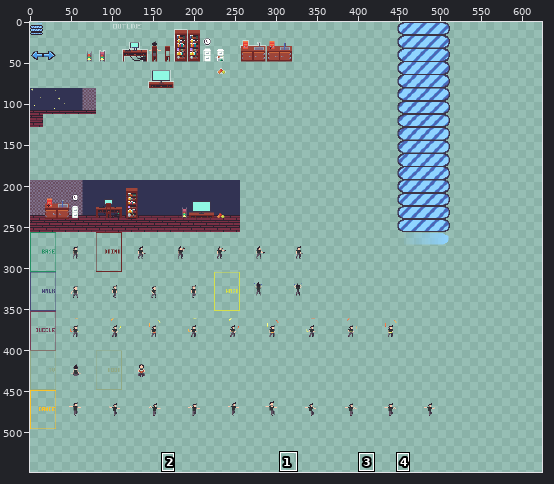
A sprite sheet gets an edit: res/textures/textures.png. The first picture is a wide view before the edit; the outline marks the close-up.
Close-up. First the earlier version:
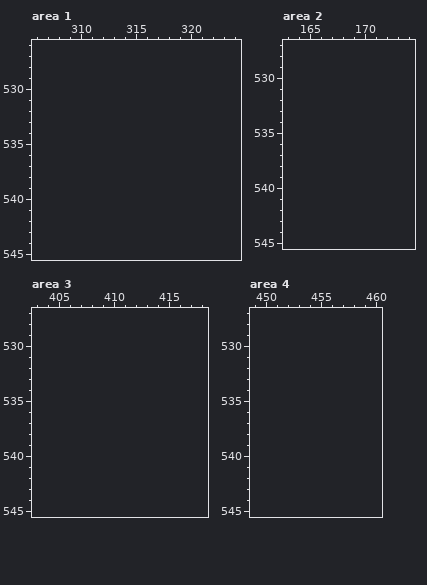
The file is 512x512 pixels. Pixels under 10% opacity are left out. Colours within 5 levels of each other are drawn and written as one. Shown: area 1: x 306..324, y 526..545; area 2: x 163..174, y 527..545; area 3: x 403..418, y 527..545; area 4: x 449..460, y 527..545. The old version is drawn lined up with the new one, on the new canvas. The wide view leaves out empty margins. The commit also changed other parts of the picture, which this record leaves out.
New version:
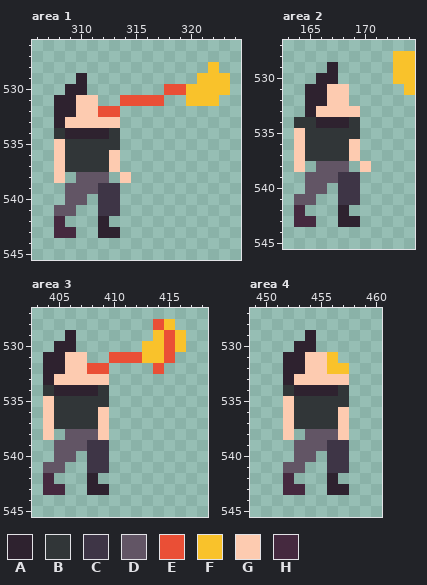
Palette (. is transparent): A #2e222f  B #313638  C #3e3546  D #625565  E #ea4f36  F #f9c22b  G #fdcbb0  H #45293f
The exact change:
canvas 512x512 -> 624x560
Changed rows in their new state; - is an unchanged pixel.
Area 1:
first column x 308:
528 --------------F-
529 --A----------FFF
530 -AA-------EEFFFF
531 AAGG--EEEE--FFF-
532 AAGGEE----------
533 AGGGGG----------
534 BAAAAB----------
535 GBBBBB----------
536 GBBBBG----------
537 GBBBBG----------
538 G-DDD-G---------
539 -DDDCC----------
540 -DD-CC----------
541 DD--CC----------
542 H---A-----------
543 HH--AA----------
Area 2:
first column x 164:
528 ---------FF
529 ---A-----FF
530 --AA-----FF
531 -AAGG-----F
532 -AAGG------
533 -AGGGG-----
534 BBAAAB-----
535 GBBBBB-----
536 GBBBBG-----
537 GBBBBG-----
538 G-DDD-G----
539 -DDDCC-----
540 -DD-CC-----
541 DD--CC-----
542 H---A------
543 HH--AA-----
Area 3:
first column x 404:
528 ----------EF-
529 --A-------FEF
530 -AA------FFEF
531 AAGG--EEEFFE-
532 AAGGEE----E--
533 AGGGGG-------
534 BAAAAB-------
535 GBBBBB-------
536 GBBBBG-------
537 GBBBBG-------
538 G-DDDG-------
539 -DDDCC-------
540 -DD-CC-------
541 DD--CC-------
542 H---A--------
543 HH--AA-------
Area 4:
first column x 452:
529 --A---
530 -AA---
531 AAGGF-
532 AAGGFF
533 AGGGGG
534 BAAAAB
535 GBBBBB
536 GBBBBG
537 GBBBBG
538 G-DDDG
539 -DDDCC
540 -DD-CC
541 DD--CC
542 H---A-
543 HH--AA
